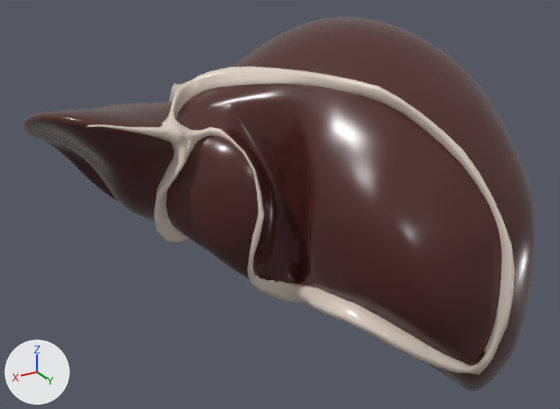
One commit to the glTF model public/models/anatomy/male/liver.glb: the scene before it, then after it.
Camera for both pictures: a 50 mm lens placed at (0.124, 0.258, 0.456), pointed at (-0.04, -0.014, 0.32). Lighting does not change. The marker at lower left points along +X, +Y and +Z. The picture after the commit comes second. Where no turn or scale is listed for an object, it has been applied to the vertices.

Names of what the first picture shows: 'VH_M_bare_area_of_liver', 'VH_M_caudate_lobe_of_liver', 'VH_M_coronary_ligament_of_liver', 'VH_M_diaphragmatic_surface', 'VH_M_ligamentum_venosum', 'VH_M_liver_capsule', 'VH_M_right_posteroinferior_segment', 'VH_M_right_posterosuperior_segment', 'VH_M_triangular_ligament_of_liver' and 1 more.
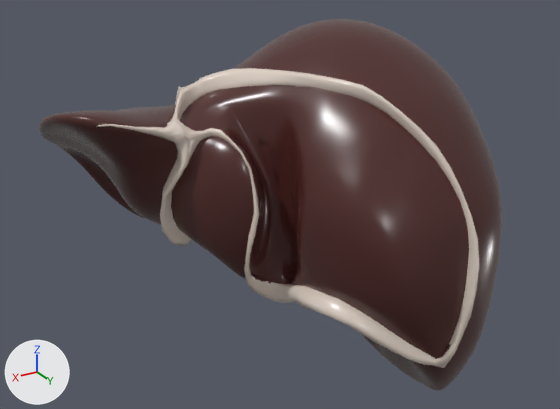
Location of each change, (x1, y1, x2, y2) in pixels of the pictures (560 x 409 px; the box of a moved part takes in the faces that stretch with it):
'VH_M_liver_capsule', reshaped (10% narrower): before (23, 17, 536, 391); after (39, 19, 502, 391)
'VH_M_bare_area_of_liver', reshaped (11% narrower): before (179, 84, 502, 365); after (183, 85, 469, 357)
'VH_M_coronary_ligament_of_liver', reshaped (11% narrower): before (164, 67, 515, 375); after (168, 68, 480, 368)
'VH_M_caudate_lobe_of_liver', reshaped (10% narrower): before (176, 86, 309, 283); after (180, 88, 299, 284)
'VH_M_diaphragmatic_surface', reshaped (mostly hidden): before (201, 113, 465, 358); after (202, 114, 432, 351)
'VH_M_ligamentum_venosum', reshaped (10% narrower): before (154, 136, 194, 244); after (160, 136, 196, 246)
'VH_M_right_posteroinferior_segment', reshaped (8% narrower): before (440, 337, 489, 361); after (410, 329, 455, 354)
part 6 of me_vh_m_right_posterosuperior_segment, moved or reshaped: before (339, 94, 501, 338); after (327, 94, 469, 330)

Diff of the bpy script that builds the scene:
```diff
--- a/public/models/anatomy/male/liver.glb.py
+++ b/public/models/anatomy/male/liver.glb.py
@@ me_vh_m_bare_area_of_liver @@
-me_vh_m_bare_area_of_liver.from_pydata(...)  # 1445 vertices, 2720 faces; spans x -0.077..0.0112, y -0.0408..0.0848, z 0.2804..0.38
+me_vh_m_bare_area_of_liver.from_pydata(...)  # 1445 vertices, 2720 faces; spans x -0.0702..0.0103, y -0.0354..0.0744, z 0.2804..0.38
+# me_vh_m_bare_area_of_liver part 1: 1445 of 1445 vertices moved; they spanned x -0.077..0.0112, y -0.0408..0.0848, z 0.2804..0.38 and now span x -0.0702..0.0103, y -0.0354..0.0744, z 0.2804..0.38; mean shift (0.0032, -0.0015, 0.0)
 me_vh_m_bare_area_of_liver.materials.append(mat_liver_mat)
@@ me_vh_m_liver_capsule @@
-me_vh_m_liver_capsule.from_pydata(...)  # 13930 vertices, 27860 faces; spans x -0.133..0.058, y -0.108..0.086, z 0.224..0.398
+me_vh_m_liver_capsule.from_pydata(...)  # 13930 vertices, 27860 faces; spans x -0.12..0.053, y -0.094..0.075, z 0.224..0.398
+# me_vh_m_liver_capsule part 2: 13810 of 13930 vertices moved; they spanned x -0.133..0.058, y -0.108..0.086, z 0.224..0.398 and now span x -0.12..0.053, y -0.094..0.075, z 0.224..0.398; mean shift (0.006, 0.003, 0.0); largest move (-0.126, 0.018, 0.247) -> (-0.109, 0.016, 0.247)
 me_vh_m_liver_capsule.materials.append(mat_liver_mat)
@@ me_vh_m_diaphragmatic_surface @@
-me_vh_m_diaphragmatic_surface.from_pydata(...)  # 3968 vertices, 7746 faces; spans x -0.115..0.057, y -0.106..0.081, z 0.225..0.374
+me_vh_m_diaphragmatic_surface.from_pydata(...)  # 3968 vertices, 7746 faces; spans x -0.099..0.052, y -0.092..0.071, z 0.225..0.374
+# me_vh_m_diaphragmatic_surface part 3: 3913 of 3968 vertices moved; they spanned x -0.115..0.057, y -0.106..0.081, z 0.225..0.374 and now span x -0.099..0.052, y -0.092..0.071, z 0.225..0.374; mean shift (0.004, 0.002, 0.0); largest move (-0.109, -0.048, 0.242) -> (-0.094, -0.041, 0.242)
 me_vh_m_diaphragmatic_surface.materials.append(mat_liver_mat)
@@ me_vh_m_caudate_lobe_of_liver @@
-me_vh_m_caudate_lobe_of_liver.from_pydata(...)  # 1444 vertices, 2731 faces; spans x -0.044..0.016, y -0.0291..0.0366, z 0.2822..0.3865
+me_vh_m_caudate_lobe_of_liver.from_pydata(...)  # 1444 vertices, 2731 faces; spans x -0.0406..0.0147, y -0.0252..0.0324, z 0.2822..0.3865
+# me_vh_m_caudate_lobe_of_liver part 4: 1443 of 1444 vertices moved; they spanned x -0.044..0.016, y -0.0291..0.0366, z 0.2822..0.3865 and now span x -0.0406..0.0147, y -0.0252..0.0324, z 0.2822..0.3865; mean shift (0.0019, -0.0002, 0.0); largest move (-0.0429, 0.0172, 0.284) -> (-0.038, 0.0153, 0.284)
 me_vh_m_caudate_lobe_of_liver.materials.append(mat_liver_mat)
@@ me_vh_m_right_posteroinferior_segment @@
-me_vh_m_right_posteroinferior_segment.from_pydata(...)  # 1111 vertices, 2066 faces; spans x -0.1316..-0.0286, y 0.0071..0.0842, z 0.2277..0.3286
+me_vh_m_right_posteroinferior_segment.from_pydata(...)  # 1111 vertices, 2066 faces; spans x -0.1179..-0.0257, y 0.0065..0.0736, z 0.2277..0.3286
+# me_vh_m_right_posteroinferior_segment part 5: 1111 of 1111 vertices moved; they spanned x -0.1316..-0.0286, y 0.0071..0.0842, z 0.2277..0.3286 and now span x -0.1179..-0.0257, y 0.0065..0.0736, z 0.2277..0.3286; mean shift (0.011, -0.0053, 0.0)
 me_vh_m_right_posteroinferior_segment.materials.append(mat_liver_mat)
@@ me_vh_m_right_posterosuperior_segment @@
-me_vh_m_right_posterosuperior_segment.from_pydata(...)  # 1055 vertices, 1961 faces; spans x -0.1287..-0.025, y 0.0039..0.0846, z 0.2972..0.392
+me_vh_m_right_posterosuperior_segment.from_pydata(...)  # 1055 vertices, 1961 faces; spans x -0.1173..-0.0228, y 0.0037..0.0742, z 0.2972..0.392
+# me_vh_m_right_posterosuperior_segment part 6: 1055 of 1055 vertices moved; they spanned x -0.1287..-0.025, y 0.0039..0.0846, z 0.2972..0.392 and now span x -0.1173..-0.0228, y 0.0037..0.0742, z 0.2972..0.392; mean shift (0.0065, -0.0058, 0.0)
 me_vh_m_right_posterosuperior_segment.materials.append(mat_liver_mat)
@@ me_vh_m_ligamentum_venosum @@
-me_vh_m_ligamentum_venosum.from_pydata(...)  # 195 vertices, 350 faces; spans x -0.0066..0.0202, y -0.027..-0.0027, z 0.3094..0.3654
+me_vh_m_ligamentum_venosum.from_pydata(...)  # 195 vertices, 350 faces; spans x -0.006..0.0184, y -0.0233..-0.0021, z 0.3094..0.3654
+# me_vh_m_ligamentum_venosum part 7: the whole mesh is multiplied about its middle by the matrix ((0.91, 0.001, 0.002), (-0.001, 0.878, -0.002), (0.0, 0.0, 1.0)), then moved by (-0.0006, 0.0021, 0.0)
 me_vh_m_ligamentum_venosum.materials.append(mat_ligament_mat)
@@ me_vh_m_coronary_ligament_of_liver @@
-me_vh_m_coronary_ligament_of_liver.from_pydata(...)  # 542 vertices, 1058 faces; spans x -0.0791..0.0141, y -0.0369..0.0896, z 0.2724..0.3839
+me_vh_m_coronary_ligament_of_liver.from_pydata(...)  # 542 vertices, 1058 faces; spans x -0.0719..0.013, y -0.0321..0.0786, z 0.2724..0.3839
+# me_vh_m_coronary_ligament_of_liver part 8: 542 of 542 vertices moved; they spanned x -0.0791..0.0141, y -0.0369..0.0896, z 0.2724..0.3839 and now span x -0.0719..0.013, y -0.0321..0.0786, z 0.2724..0.3839; mean shift (0.0032, -0.0029, 0.0)
 me_vh_m_coronary_ligament_of_liver.materials.append(mat_ligament_mat)
```
